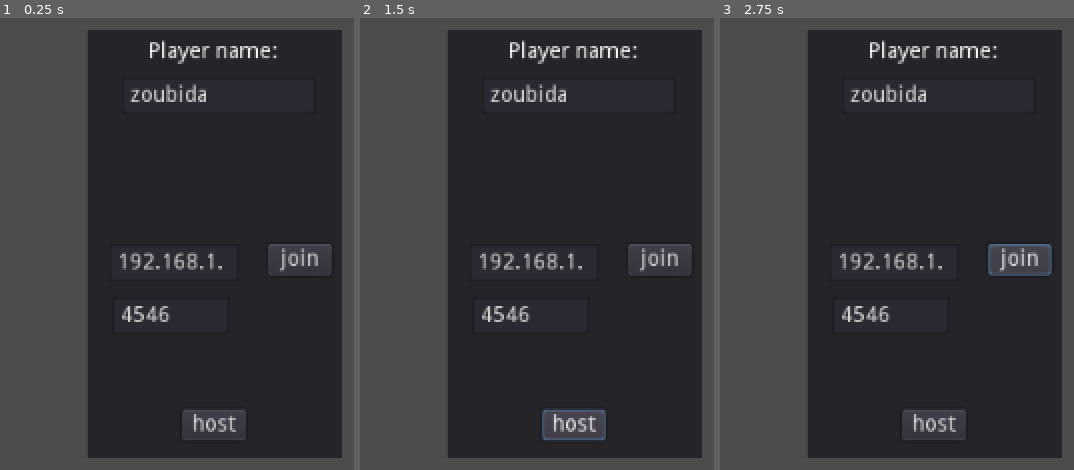
Above: before the commit, frames 1-3 (left to right).
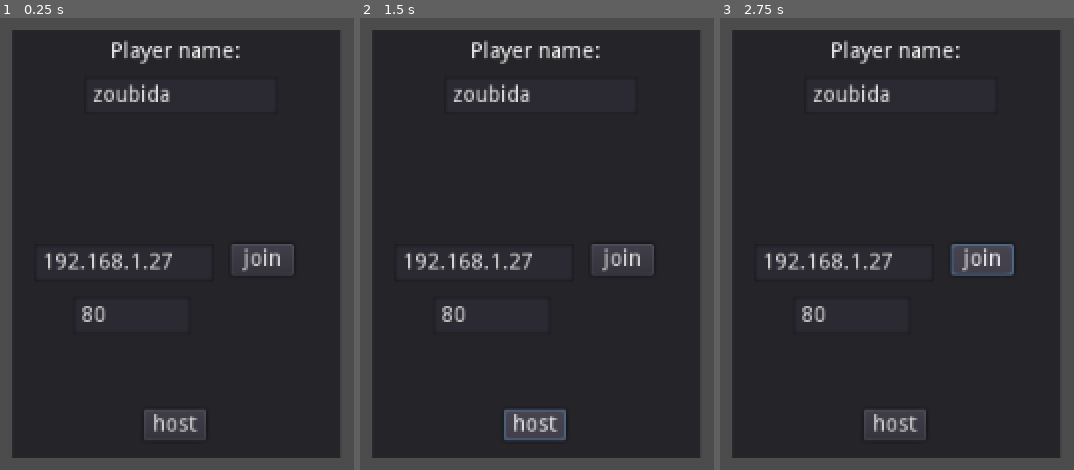
Above: after the commit, the same moments.

Repository: pierreGarciaRaf/tanks
Game: Godot game, scene res://src/UI/mainMenu.tscn
Two runs of this game, one before a commit and one after it. Both use one fixed random seed, a clock stepped at 60 frames per second and the inputs below.
Inputs (mouse positions are in pixels of both pictures, inside the frame that each line leads up to):
- Up to frame 1 (0.25 s): no input
- Up to frame 2 (1.5 s): tap Enter at 0.5 s; move the mouse to (outside the picture) at 0.52 s; hold D (move_right) 0.53-1.25 s; hold Z (move_front) 0.53-1.25 s; click (outside the picture) at 0.67 s; click "host" at 1.25 s
- Up to frame 3 (2.75 s): click "join" at 2 s

The runs differ from the first frame. In frame 1, 26% of the frame differs, in the area x 3-97%, y 2-98%; in frame 2, 26%; in frame 3, 26%.

Commit message:
first players move faster

Diff:
--- a/src/UI/mainMenu.tscn
+++ b/src/UI/mainMenu.tscn
@@ -18,9 +18,9 @@
 anchor_top = 0.5
 anchor_right = 0.5
 anchor_bottom = 0.5
-margin_left = -81.5
+margin_left = -129.0
 margin_top = -137.0
-margin_right = 81.5
+margin_right = 81.0
 margin_bottom = 137.0
 __meta__ = {
 "_edit_use_anchors_": false
@@ -42,13 +42,13 @@
 [node name="HTTPRequest" type="HTTPRequest" parent="NetworkSelectionPanel/PlayerName"]
 
 [node name="port" type="LineEdit" parent="NetworkSelectionPanel"]
-anchor_left = 0.5
-anchor_right = 0.5
-margin_left = -65.9142
-margin_top = 170.761
-margin_right = 9.08578
-margin_bottom = 194.761
-text = "4546"
+anchor_top = 0.667
+anchor_bottom = 0.667
+margin_left = 39.0858
+margin_top = -11.997
+margin_right = 114.086
+margin_bottom = 12.003
+text = "80"
 __meta__ = {
 "_edit_use_anchors_": false
 }
@@ -66,10 +66,12 @@
 }
 
 [node name="serverIP" type="LineEdit" parent="NetworkSelectionPanel"]
+anchor_top = 0.544
+anchor_bottom = 0.544
 margin_left = 14.0
-margin_top = 137.0
-margin_right = 97.0
-margin_bottom = 161.0
+margin_top = -12.056
+margin_right = 129.0
+margin_bottom = 11.944
 text = "192.168.1.27"
 __meta__ = {
 "_edit_use_anchors_": false
@@ -91,12 +93,12 @@
 
 [node name="join" type="Button" parent="NetworkSelectionPanel"]
 anchor_left = 0.5
-anchor_top = 1.0
-anchor_right = 0.5
+anchor_top = 0.537
+anchor_right = 1.0
 anchor_bottom = 1.0
 margin_left = 34.6583
-margin_top = -136.885
-margin_right = 74.6583
+margin_top = -10.023
+margin_right = -30.3417
 margin_bottom = -116.885
 text = "join"
 __meta__ = {
--- /dev/null
+++ b/src/UI/serverDisconnected.gd
@@ -0,0 +1,11 @@
+extends Control
+
+
+
+
+func _on_quit_pressed():
+	get_tree().quit(0)
+
+
+func _on_backToMenu_pressed():
+	get_tree().change_scene("res://src/UI/mainMenu.tscn")
--- /dev/null
+++ b/src/UI/serverDisconnected.tscn
@@ -0,0 +1,57 @@
+[gd_scene load_steps=2 format=2]
+
+[ext_resource path="res://src/UI/serverDisconnected.gd" type="Script" id=1]
+
+[node name="Control" type="Control"]
+anchor_right = 1.0
+anchor_bottom = 1.0
+script = ExtResource( 1 )
+__meta__ = {
+"_edit_use_anchors_": false
+}
+
+[node name="Panel" type="Panel" parent="."]
+anchor_left = 0.5
+anchor_top = 0.5
+anchor_right = 0.5
+anchor_bottom = 0.5
+margin_left = -142.0
+margin_top = -130.0
+margin_right = 141.0
+margin_bottom = 92.0
+
+[node name="Label" type="Label" parent="Panel"]
+anchor_right = 1.0
+margin_bottom = 14.0
+text = "Your host stopped hosting!"
+align = 1
+
+[node name="backToMenu" type="Button" parent="Panel"]
+anchor_left = 0.5
+anchor_top = 0.5
+anchor_right = 0.5
+anchor_bottom = 0.5
+margin_left = -79.5
+margin_top = -10.0
+margin_right = 77.5
+margin_bottom = 32.0
+text = "Go back to main menu"
+__meta__ = {
+"_edit_use_anchors_": false
+}
+
+[node name="quit" type="Button" parent="Panel"]
+anchor_left = 0.5
+anchor_top = 0.5
+anchor_right = 0.5
+anchor_bottom = 0.5
+margin_left = -80.9142
+margin_top = 42.3259
+margin_right = 76.0858
+margin_bottom = 84.3259
+text = "Quit"
+__meta__ = {
+"_edit_use_anchors_": false
+}
+[connection signal="pressed" from="Panel/backToMenu" to="." method="_on_backToMenu_pressed"]
+[connection signal="pressed" from="Panel/quit" to="." method="_on_quit_pressed"]
--- a/src/networking/network.gd
+++ b/src/networking/network.gd
@@ -70,8 +70,9 @@
 
 # Peer is notified when disconnected from server
 func _on_disconnected_from_server():
-	print("disconnected from server")
-	pass
+	get_tree().set_network_peer(null)
+	get_tree().change_scene("res://src/UI/serverDisconnected.tscn")
+
 
 
 func _on_started_to_host():
--- a/src/world/levels/playersContainer.gd
+++ b/src/world/levels/playersContainer.gd
@@ -16,14 +16,36 @@
 
 func _process(delta):
 	var toPrint = ""
+	for childName in playerNamesSorted:
+		toPrint += childName + "\n"
+	get_node("../Label").text = toPrint
+	if Gamestate.player_info.net_id == 1:
+		sort_players()
+		rpc("sort_players")
+		set_players_speed()
+		rpc("set_players_speed")
+
+var playerNamesSorted = []
+
+remote func sort_players():
+	playerNamesSorted = []
 	for child in get_children():
-		toPrint += child.name + "\n"
-	get_node("../Label").text = toPrint
+		if child.is_in_group("player"):
+			playerNamesSorted.push_back(child.name)
+	playerNamesSorted.sort_custom(self,"_posComparaison")
+
+func _posComparaison(nameA,nameB):
+	return (get_node(nameA) as Spatial).translation.z < get_node(nameB).translation.z
+
+remote func set_players_speed():
+	var i = 0
+	for childName in playerNamesSorted:
+		get_node(childName).SPEED = 10 + (1 - i/float(len(playerNamesSorted))) * 20
+		i += 1
 
 func _setup_players():
 	for playerIdx in Network.players:
 		addPlayer(playerIdx)
-
 	emit_signal("playerSpawned")
 
 remote func addPlayer(playerIdx):
Not shown, added: project.godot~RF15115f6e.TMP
